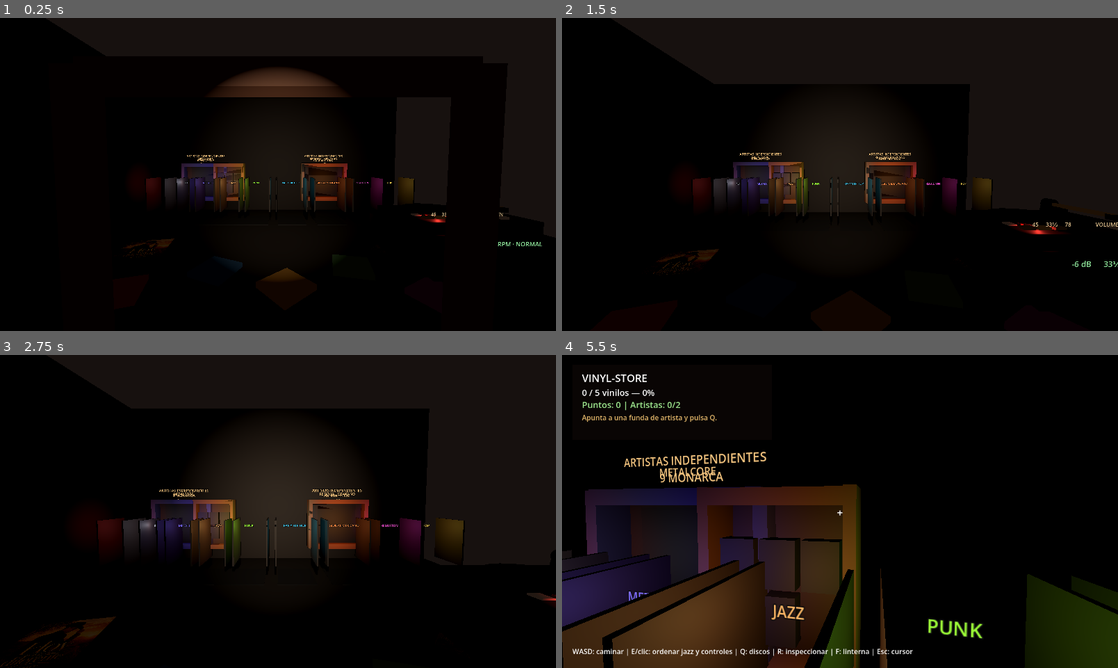
Above: before the commit, frames 1-4 (two rows, left to right).
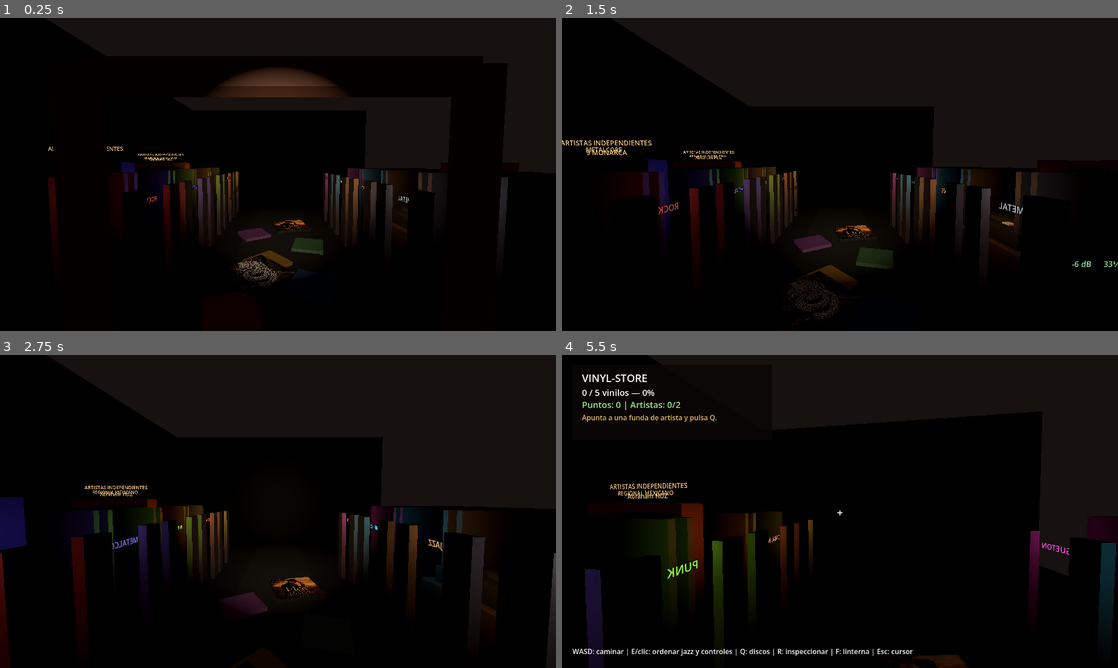
Above: after the commit, the same moments.

Repository: Markinhoo/Vinyl-cafe
Game: Godot game, scene res://main.tscn
Same seed, same stepped clock (60 frames per second), same inputs: the game is played once before the commit and once after it. Sound files missing from this copy of the repository are replaced by a short silence.
Inputs (mouse positions are in pixels of both pictures, inside the frame that each line leads up to):
- Up to frame 1 (0.25 s): no input
- Up to frame 2 (1.5 s): tap Enter at 0.5 s; move the mouse to (867, 174) at 0.52 s; hold W from 0.53 s (still down); tap E at 0.6 s; click (867, 174) at 0.67 s; move the mouse to (812, 174) at 1.27 s; tap F at 1.35 s
- Up to frame 3 (2.75 s): keep holding W; move the mouse to (289, 505) at 2.02 s; tap Q at 2.1 s
- Up to frame 4 (5.5 s): keep holding W; move the mouse to (834, 517) at 2.77 s; tap one key every 0.75 s from 2.85 s: R E F Q; click (834, 517) at 2.92 s; move the mouse to (878, 514) at 3.52 s; move the mouse to (795, 508) at 4.27 s; move the mouse to (845, 511) at 5.02 s; click (845, 511) at 5.17 s

The runs differ from the first frame. In frame 1, 7.6% of the frame differs, in the area x 8-98%, y 38-86%; in frame 2, 12%; in frame 3, 17%; in frame 4, 32%, in the area x 0-100%, y 30-100%.

Commit message:
Build street exterior and hallway rooms

Diff:
--- a/scripts/main.gd
+++ b/scripts/main.gd
@@ -46,8 +46,8 @@
 var artist_genres: Array[String] = ["Regional mexicano", "Metalcore"]
 var artist_audio_paths: Array[String] = ["res://assets/audio/hoy_es_diferente.mp3", "res://assets/audio/promesa_perdida.mp3"]
 var artist_cover_paths: Array[String] = ["res://assets/covers/hoy_es_diferente.png", "res://assets/covers/promesa_perdida.jpeg"]
-var artist_shelf_positions: Array[Vector3] = [Vector3(2.10, 1.55, -3.28), Vector3(-3.35, 1.55, -3.28)]
-var artist_floor_positions: Array[Vector3] = [Vector3(-3.55, 0.08, 0.85), Vector3(3.25, 0.08, 0.95)]
+var artist_shelf_positions: Array[Vector3] = [Vector3(-4.55, 1.55, -1.75), Vector3(-4.55, 1.55, 1.35)]
+var artist_floor_positions: Array[Vector3] = [Vector3(0.45, 0.08, -1.20), Vector3(-0.45, 0.08, 2.05)]
 var amp_volume_db := -6.0
 var rpm_mode := 1
 var rpm_drag_position := 0.5
@@ -143,18 +143,26 @@
 	player_camera.add_child(flashlight)
 	add_child(player)
 
-	make_box("Floor", Vector3(12, 0.2, 10), Vector3(0, -0.1, 0), Color("241b18"))
-	make_box("BackWall", Vector3(12, 6, 0.2), Vector3(0, 3, -4.4), Color("31231f"))
-	make_box("LeftWall", Vector3(0.2, 6, 9), Vector3(-5.9, 3, 0), Color("291e1b"))
-	make_collision_box(Vector3(12, 0.2, 10), Vector3(0, -0.1, 0))
-	make_collision_box(Vector3(12, 6, 0.2), Vector3(0, 3, -4.4))
-	make_collision_box(Vector3(0.2, 6, 9), Vector3(-5.9, 3, 0))
-	make_collision_box(Vector3(0.2, 6, 9), Vector3(5.9, 3, 0))
+	make_box("Floor", Vector3(12, 0.2, 13), Vector3(0, -0.1, -1.5), Color("241b18"))
+	make_box("BackWall", Vector3(12, 6, 0.2), Vector3(0, 3, -8.0), Color("31231f"))
+	make_box("LeftWall", Vector3(0.2, 6, 13), Vector3(-5.9, 3, -1.5), Color("291e1b"))
+	make_collision_box(Vector3(12, 0.2, 13), Vector3(0, -0.1, -1.5))
+	make_collision_box(Vector3(12, 6, 0.2), Vector3(0, 3, -8.0))
+	make_collision_box(Vector3(0.2, 6, 13), Vector3(-5.9, 3, -1.5))
+	make_collision_box(Vector3(0.2, 6, 13), Vector3(5.9, 3, -1.5))
 	make_collision_box(Vector3(4.2, 6, 0.2), Vector3(-3.9, 3, 5.0))
 	make_collision_box(Vector3(4.2, 6, 0.2), Vector3(3.9, 3, 5.0))
 	make_collision_box(Vector3(12, 1.0, 0.2), Vector3(0, 4.35, 5.0))
 	make_box("ExteriorGround", Vector3(12, 0.2, 7.5), Vector3(0, -0.12, 8.55), Color("151614"))
 	make_collision_box(Vector3(12, 0.2, 7.5), Vector3(0, -0.12, 8.55))
+	make_box("StreetAsphalt", Vector3(12, 0.04, 2.35), Vector3(0, 0.02, 10.25), Color("0d0f10"))
+	make_box("Sidewalk", Vector3(12, 0.08, 1.15), Vector3(0, 0.04, 6.25), Color("42403b"))
+	var lane_x_positions: Array[float] = [-3.0, -1.0, 1.0, 3.0]
+	for lane_x in lane_x_positions:
+		make_box("StreetLane", Vector3(0.95, 0.025, 0.05), Vector3(lane_x, 0.08, 10.25), Color("d8c76a"))
+	var tree_x_positions: Array[float] = [-5.4, -3.4, -1.6, 1.6, 3.6, 5.35]
+	for tree_x in tree_x_positions:
+		create_tree(Vector3(tree_x, 0.0, 11.55))
 	# Fachada oscura de entrada con ventanas rotas para la intro.
 	make_box("StorefrontLeft", Vector3(3.15, 3.4, 0.16), Vector3(-4.35, 1.7, 4.86), Color("17110f"))
 	make_box("StorefrontRight", Vector3(3.15, 3.4, 0.16), Vector3(4.35, 1.7, 4.86), Color("17110f"))
@@ -191,29 +199,30 @@
 	make_box("BusBench", Vector3(1.5, 0.14, 0.42), Vector3(-4.1, 0.48, 8.45), Color("51311f"))
 	make_box("BusBenchBack", Vector3(1.5, 0.55, 0.12), Vector3(-4.1, 0.78, 8.70), Color("3a251b"))
 
-	# Cuartos/secciones por género con letreros neón.
-	create_genre_room("ROCK", Vector3(-4.7, 1.55, -2.65), Color("d43c3c"))
-	create_genre_room("METAL", Vector3(-3.95, 1.55, -2.65), Color("b7b7c8"))
-	create_genre_room("METALCORE", Vector3(-2.95, 1.55, -2.65), Color("7e6bff"))
-	create_genre_room("JAZZ", Vector3(-1.95, 1.55, -2.65), Color("ffb866"))
-	create_genre_room("PUNK", Vector3(-0.95, 1.55, -2.65), Color("9dff38"))
-	create_genre_room("RAP Y HIP HOP", Vector3(0.55, 1.55, -2.65), Color("42d7ff"))
-	create_genre_room("REGIONAL MEXICANO", Vector3(2.10, 1.55, -2.65), Color("ff8c42"))
-	create_genre_room("REGUETON", Vector3(3.65, 1.55, -2.65), Color("ff4edb"))
-	create_genre_room("POP", Vector3(4.85, 1.55, -2.65), Color("ffd84f"))
-
-	# Jazz shelving unit.
-	make_box("ShelfBack", Vector3(1.15, 1.65, 0.20), Vector3(-2.20, 1.55, -3.30), Color("3b2418"))
-	make_box("ShelfTop", Vector3(1.20, 0.14, 0.45), Vector3(-2.20, 2.32, -3.12), Color("6b3f25"))
-	make_box("ShelfBottom", Vector3(1.20, 0.14, 0.45), Vector3(-2.20, 0.78, -3.12), Color("6b3f25"))
+	# Pasillo central con cuartos reales por género y letreros neón.
+	make_box("MainHallRunner", Vector3(2.15, 0.025, 9.8), Vector3(0, 0.035, -1.25), Color("2a2420"))
+	create_genre_room("ROCK", Vector3(-2.05, 1.80, 2.90), Color("d43c3c"))
+	create_genre_room("METAL", Vector3(2.05, 1.80, 2.90), Color("b7b7c8"))
+	create_genre_room("METALCORE", Vector3(-2.05, 1.80, 1.35), Color("7e6bff"))
+	create_genre_room("JAZZ", Vector3(2.05, 1.80, 1.35), Color("ffb866"))
+	create_genre_room("PUNK", Vector3(-2.05, 1.80, -0.20), Color("9dff38"))
+	create_genre_room("RAP Y HIP HOP", Vector3(2.05, 1.80, -0.20), Color("42d7ff"))
+	create_genre_room("REGIONAL MEXICANO", Vector3(-2.05, 1.80, -1.75), Color("ff8c42"))
+	create_genre_room("REGUETON", Vector3(2.05, 1.80, -1.75), Color("ff4edb"))
+	create_genre_room("POP", Vector3(-2.05, 1.80, -3.30), Color("ffd84f"))
+
+	# Estante de jazz dentro de su cuarto.
+	make_box("ShelfBack", Vector3(1.15, 1.65, 0.20), Vector3(4.55, 1.55, 1.35), Color("3b2418"))
+	make_box("ShelfTop", Vector3(1.20, 0.14, 0.45), Vector3(4.55, 2.32, 1.53), Color("6b3f25"))
+	make_box("ShelfBottom", Vector3(1.20, 0.14, 0.45), Vector3(4.55, 0.78, 1.53), Color("6b3f25"))
 	var jazz_side_offsets: Array[float] = [-0.62, 0.62]
 	for x_offset in jazz_side_offsets:
-		make_box("ShelfSide", Vector3(0.10, 1.7, 0.45), Vector3(-2.20 + x_offset, 1.55, -3.12), Color("6b3f25"))
+		make_box("ShelfSide", Vector3(0.10, 1.7, 0.45), Vector3(4.55 + x_offset, 1.55, 1.53), Color("6b3f25"))
 
 	for i in VINYL_COUNT:
 		var row: int = int(i / 3)
 		var col: int = i % 3
-		var slot_pos: Vector3 = Vector3(-2.57 + col * 0.37, 1.75 - row * 0.48, -3.04)
+		var slot_pos: Vector3 = Vector3(4.18 + col * 0.37, 1.75 - row * 0.48, 1.61)
 		var slot := make_interactive_box("JazzSlot%d" % i, Vector3(0.32, 0.42, 0.12), slot_pos, Color("211917"), "slot", i)
 		slot_nodes.append(slot)
 
@@ -221,11 +230,11 @@
 	var colors := [Color("7b3045"), Color("304f72"), Color("86682e"), Color("446247"), Color("684072")]
 	var titles := ["Midnight Blue", "Rain on 52nd", "Amber Notes", "Green Room", "Last Set"]
 	var floor_positions: Array[Vector3] = [
-		Vector3(-2.9, 0.08, 2.65),
-		Vector3(-1.35, 0.08, 1.85),
-		Vector3(0.15, 0.08, 2.45),
-		Vector3(1.65, 0.08, 1.70),
-		Vector3(2.85, 0.08, 2.75)
+		Vector3(-0.72, 0.08, 3.15),
+		Vector3(0.65, 0.08, 2.45),
+		Vector3(-0.25, 0.08, 1.55),
+		Vector3(0.85, 0.08, 0.55),
+		Vector3(-0.78, 0.08, -0.35)
 	]
 	var floor_rotations: Array[float] = [18.0, -24.0, 41.0, -13.0, 29.0]
 	for i in VINYL_COUNT:
@@ -982,24 +991,49 @@
 
 
 func create_genre_room(genre: String, sign_position: Vector3, neon_color: Color) -> void:
-	var room_floor_position: Vector3 = Vector3(sign_position.x, 0.01, sign_position.z + 0.35)
-	make_box("RoomFloor%s" % genre, Vector3(1.12, 0.025, 1.35), room_floor_position, Color("1c1718"))
-	make_box("RoomDividerL%s" % genre, Vector3(0.045, 1.35, 1.05), sign_position + Vector3(-0.62, -0.45, 0.15), Color("302421"))
-	make_box("RoomDividerR%s" % genre, Vector3(0.045, 1.35, 1.05), sign_position + Vector3(0.62, -0.45, 0.15), Color("302421"))
+	var side: float = -1.0 if sign_position.x < 0.0 else 1.0
+	var room_center: Vector3 = Vector3(sign_position.x + side * 2.1, 0.02, sign_position.z)
+	make_box("RoomFloor%s" % genre, Vector3(2.45, 0.025, 1.28), room_center, Color("1c1718"))
+	make_box("RoomBackWall%s" % genre, Vector3(0.12, 2.2, 1.28), Vector3(room_center.x + side * 1.22, 1.1, room_center.z), Color("302421"))
+	make_box("RoomSideWallA%s" % genre, Vector3(2.45, 2.2, 0.10), Vector3(room_center.x, 1.1, room_center.z - 0.64), Color("261e1c"))
+	make_box("RoomSideWallB%s" % genre, Vector3(2.45, 2.2, 0.10), Vector3(room_center.x, 1.1, room_center.z + 0.64), Color("261e1c"))
+	make_box("DoorJambA%s" % genre, Vector3(0.12, 2.0, 0.34), Vector3(sign_position.x - side * 0.08, 1.0, sign_position.z - 0.48), Color("3a2a25"))
+	make_box("DoorJambB%s" % genre, Vector3(0.12, 2.0, 0.34), Vector3(sign_position.x - side * 0.08, 1.0, sign_position.z + 0.48), Color("3a2a25"))
 	var sign := Label3D.new()
 	sign.text = genre
 	sign.position = sign_position
-	sign.font_size = 21
+	sign.rotation.y = -PI * 0.5 if side < 0.0 else PI * 0.5
+	sign.font_size = 22
 	sign.modulate = neon_color
 	sign.outline_modulate = Color("101010")
-	sign.outline_size = 6
+	sign.outline_size = 7
 	add_child(sign)
 	var glow := OmniLight3D.new()
-	glow.position = sign_position + Vector3(0, 0.05, 0.25)
+	glow.position = sign_position + Vector3(side * 0.30, 0.1, 0)
 	glow.light_color = neon_color
-	glow.light_energy = 0.6
-	glow.omni_range = 1.5
+	glow.light_energy = 0.75
+	glow.omni_range = 1.65
 	add_child(glow)
+
+func create_tree(base_position: Vector3) -> void:
+	var trunk := MeshInstance3D.new()
+	var trunk_mesh := CylinderMesh.new()
+	trunk_mesh.top_radius = 0.08
+	trunk_mesh.bottom_radius = 0.12
+	trunk_mesh.height = 1.4
+	trunk_mesh.radial_segments = 12
+	trunk.mesh = trunk_mesh
+	trunk.position = base_position + Vector3(0, 0.7, 0)
+	trunk.material_override = material(Color("3b2619"))
+	add_child(trunk)
+	var crown := MeshInstance3D.new()
+	var crown_mesh := SphereMesh.new()
+	crown_mesh.radius = 0.52
+	crown_mesh.height = 0.95
+	crown.mesh = crown_mesh
+	crown.position = base_position + Vector3(0, 1.55, 0)
+	crown.material_override = material(Color("132416"))
+	add_child(crown)
 
 func create_genre_shelf(genre: String, shelf_position: Vector3, tint: Color) -> void:
 	make_box("GenreShelfBack%s" % genre, Vector3(1.85, 1.65, 0.18), shelf_position + Vector3(0, 0, -0.16), Color("2a1d19"))
Not shown, changed: README.md
